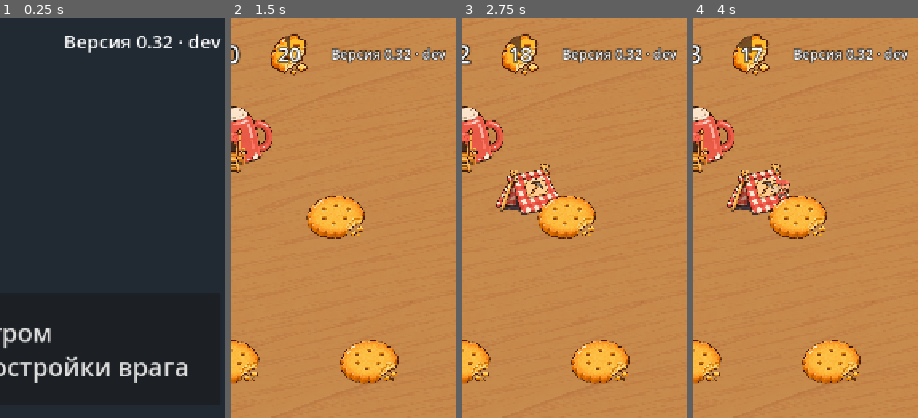
Above: before the commit, frames 1-4 (left to right).
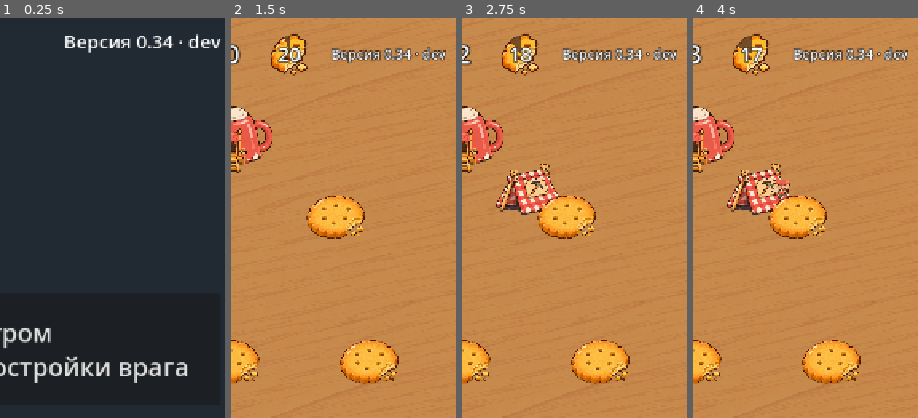
Above: after the commit, the same moments.

Repository: fishert2812/strategy-2d
Game: Godot game, scene res://scenes/main.tscn
The game is run twice, just before and just after one commit, with the same random seed, the same clock (stepped at 60 frames per second) and the same inputs.
Inputs (mouse positions are % of the whole screen's width and height, from its top left):
- Up to frame 1 (0.25 s): no input
- Up to frame 2 (1.5 s): click "Разгром Разрушь все постройки…" at 0.5 s; tap Enter at 1.25 s; move the mouse to (72, 45) at 1.27 s; click (72, 45) at 1.42 s
- Up to frame 3 (2.75 s): drag from (30, 55) to (45, 70) at 2.02 s
- Up to frame 4 (4 s): move the mouse to (60, 28) at 2.77 s; click (60, 28) at 2.92 s; drag from (45, 70) to (20, 35) at 3.52 s
The pictures show only the part of the screen within x 50-100%, y 0-50%; the shares and areas given below are measured in that part.

The runs differ from the first frame. In frame 1, less than 0.1% of the frame differs, in the area x 72-78%, y 4-8%; in frame 2, less than 0.1%; in frame 3, less than 0.1%; in frame 4, less than 0.1%.

Commit message:
Подсказка и кнопка отправки не распирают экран; номер 0.34
Co-Authored-By: Claude Opus 5.5 <noreply@anthropic.com>
Claude-Session: https://claude.ai/code/session_019VbyzEsMe95FEU27GGRQUT

Diff:
--- a/data/version.json
+++ b/data/version.json
@@ -1,3 +1,3 @@
 {
-	"number": "0.32"
+	"number": "0.34"
 }
--- a/scenes/battle.tscn
+++ b/scenes/battle.tscn
@@ -122,9 +122,11 @@
 layout_mode = 2
 theme_override_colors/font_outline_color = Color(0, 0, 0, 1)
 theme_override_constants/outline_size = 8
-theme_override_font_sizes/font_size = 34
+theme_override_font_sizes/font_size = 30
 text = " "
 horizontal_alignment = 1
+clip_text = true
+text_overrun_behavior = 3
 
 [node name="Spacer" type="Control" parent="Hud/Box"]
 layout_mode = 2
@@ -195,9 +197,11 @@
 theme_override_colors/font_color = Color(1, 0.86, 0.84, 1)
 theme_override_colors/font_outline_color = Color(0.35, 0, 0, 1)
 theme_override_constants/outline_size = 10
-theme_override_font_sizes/font_size = 34
+theme_override_font_sizes/font_size = 30
 text = " "
 horizontal_alignment = 1
+clip_text = true
+text_overrun_behavior = 3
 
 [node name="End" type="ColorRect" parent="."]
 visible = false
@@ -250,6 +254,7 @@
 layout_mode = 2
 theme_override_font_sizes/font_size = 40
 text = "Отправить разбор"
+clip_text = true
 
 [node name="Phrase" type="Button" parent="End/Center/Box"]
 custom_minimum_size = Vector2(340, 72)
--- a/scripts/battle.gd
+++ b/scripts/battle.gd
@@ -52,7 +52,7 @@
 	# Прозрачная кнопка страницы ложится на «Отправить разбор», когда экран итога разложен.
 	$End/Center/Box/Send.item_rect_changed.connect(func(): if $End.visible: $Report.arm($End/Center/Box/Send))
 	$End/Center/Box/Phrase.pressed.connect($Report.open)
-	$Report.sent_out.connect(func(): $End/Center/Box/Send.text = "GitHub открыт: войди и нажми Create")
+	$Report.sent_out.connect(func(): $End/Center/Box/Send.text = "GitHub: войди и нажми Create")
 	flag_button.icon = load(look.flag.file)
 	for c in ["icon_normal_color", "icon_pressed_color", "icon_hover_color", "icon_focus_color"]:  # розовый, не белый флаг «сдаюсь»
 		flag_button.add_theme_color_override(c, Color(look.flag.color))
@@ -467,7 +467,7 @@
 		things.add_child(s)
 		s.create_tween().tween_property(s, "modulate:a", look.flag.after, 0.5).set_delay(look.flag.show)
 	$Feedback.play("path")
-	hint("отмечено %s%s" % [BlackBox._clock(f.t), "" if at != null else " · тяни на стол, чтобы отметить место"], false)
+	hint("отмечено %s%s" % [BlackBox._clock(f.t), "" if at != null else " · тяни на стол"], false)
 
 
 func hint(text: String, error := true) -> void:
--- a/tests/test_flag.gd
+++ b/tests/test_flag.gd
@@ -80,7 +80,7 @@
 			return "в разборе нет «%s»: %s" % [need, sent.get("body", "").left(300)]
 	if sent.url.length() > max_url or not sent.url.contains("labels=feedback"):
 		return "адрес заявки %d знаков или без метки" % sent.url.length()
-	if send_text != "GitHub открыт: войди и нажми Create":
+	if send_text != "GitHub: войди и нажми Create":
 		return "кнопка не сказала, что разбор ушёл"
 	return ""
 
@@ -89,8 +89,12 @@
 func test_mark_reads_as_not_right() -> String:
 	var battle: Control = await t._battle(t.SIZES[0])
 	var b: Button = battle.flag_button
+	var hud0: Vector2 = battle.get_node("Hud").size
+	var x0 := b.get_global_rect().position.x
 	var looks := [b.text, b.get_theme_color("icon_normal_color"), Color(battle.look.flag.color)]
 	t._tap(battle, _flag(battle))
+	await (Engine.get_main_loop() as SceneTree).process_frame
+	var wide := "%s %s до %s" % [b.get_global_rect(), battle.get_node("Hud").size, hud0] if b.get_global_rect().position.x != x0 or battle.get_node("Hud").size != hud0 else ""  # подсказка распёрла экран
 	var marks: int = battle.things.get_children().filter(func(s): return s is Sprite2D and s.texture.resource_path.ends_with("flag.png")).size()
 	for x in battle.sim.of_side(Sim.ENEMY):
 		battle.sim.damage(x, 1e9)
@@ -100,6 +104,8 @@
 	battle.get_parent().free()
 	if looks[0] != "не так" or looks[1] != looks[2]:
 		return "кнопка «%s» цвета %s, ждали «не так» и розовый" % [looks[0], looks[1]]
+	if wide != "":
+		return "подсказка после касания шире экрана, кнопки уехали: " + wide
 	if marks != 0:
 		return "касание оставило значок у кнопки"
 	if end != "Отметки: 0:00" or not title.contains("без слов") or title.contains("партия"):
Not shown, changed: CHANGELOG.md
